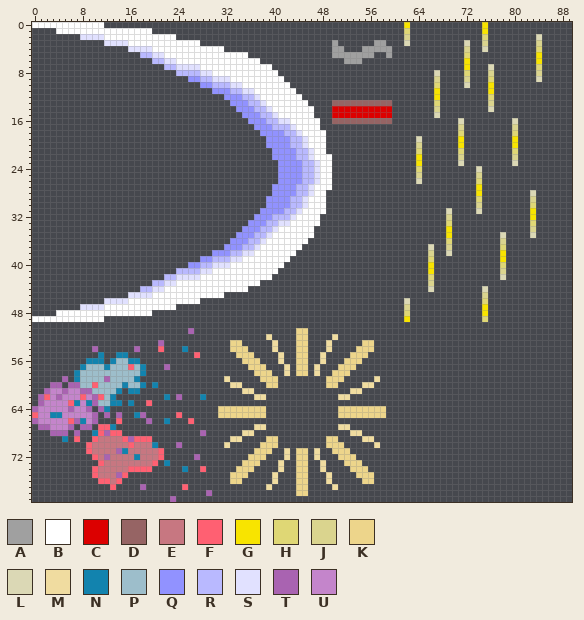
One commit to this sprite sheet: Images/Effects.png. Above: the version before the commit.
The file is 90x80 pixels.
Palette (. is transparent): A #a0a0a0  B #ffffff  C #dc0000  D #966464  E #c77781  F #ff6072  G #f8e400  H #dfd775  J #dad48e  K #edd58b  L #dbd8b5  M #f0dca0  N #1283ae  P #9dbecb  Q #9192ff  R #b9b9ff  S #e1e1ff  T #a963b1  U #c485cb
Pixels before (only the part around the change), first column x 50:
40 ................G...........H...........
41 ................G...........J...........
42 ................H...........L...........
43 ................J.......................
44 ................L........L..............
45 .........................J..............
46 ............L............H..............
47 ............J............G..............
48 ............H............G..............
49 ............G............H..............
50 ........................................
51 ........................................
52 M.......................................
53 .....KK.................................
54 ....KKK.................................
55 ...KKK..................................
56 ..KKK...................................
57 .KKK....................................
58 KKK.....................................
59 KK.....M................................
60 K....MM.................................
61 ...MM...................................
62 .MM.....................................
63 ........................................
64 .KKKKKKKK...............................
65 .KKKKKKKK...............................
66 ........................................
67 .MM.....................................
68 ...MM...................................
69 K....MM.................................
70 KK.....M................................
71 KKK.....................................
72 .KKK....................................
73 ..KKK...................................
74 ...KKK..................................
75 ....KKK.................................
76 .....KK.................................
77 M.......................................
78 ........................................
79 ........................................
New version:
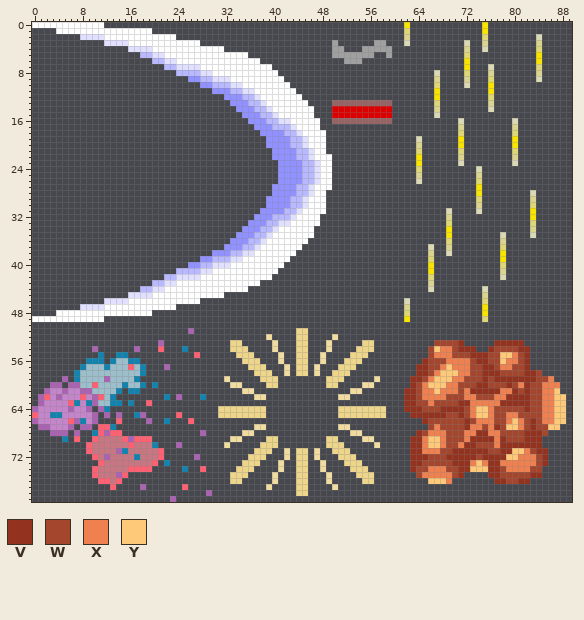
Colours new in this view: V #93331f  W #a3462d  X #ef8150  Y #ffc97a
What changed:
y 53: x 67..71 ..... -> WWWWV; x 77..81 ..... -> VVVVV
y 54: x 66..73 ........ -> WYXXWVVV; x 76..82 ....... -> VWWWWVV
y 55: x 66..82 ................. -> WXXXWWWVVVWWYYXWV
y 56: x 65..82 .................. -> VWWWXXXXWVVWWYXXWV
y 57: x 64..82 ................... -> VVWWXYXXXWWVVWXXWWV
y 58: x 64..84 ..................... -> VVWXYYYXXWWVVVWWWWVVW
y 59: x 63..86 ........................ -> VVWXYYYXXWWWVWVVVVVVVWWX
y 60: x 63..87 ......................... -> VWXYYYXXWWWVVWWWVWXVWWXXX
y 61: x 62..87 .......................... -> VVWXXYXXXWXVVVVVXXVWVWWXXY
y 62: x 62..88 ........................... -> VVWXXXXWWWXXWWWXXVVVVWWXXYY
y 63: x 62..88 ........................... -> VVWWXWWWWVVXXXXXVVVVVWWXXYY
y 64: x 62..88 ........................... -> VVVWWWVVVVWXYYXWWWWWVWWXXYY
y 65: x 63..88 .......................... -> VVVVVVWWVWXYYXWWXXWWWWXXYY
y 66: x 65..88 ........................ -> VWWWWWWVWXXXWWXYXWVWXXYY
y 67: x 66..87 ...................... -> WXWWWWVXXWXVWYYXWVWWYY
y 68: x 64..85 ...................... -> VWXXXWWWXXVVXXWWWWVVVW
y 69: x 63..84 ...................... -> VVXYYXWWWXVVVVXVWWWVVV
y 70: x 63..84 ...................... -> VVXYYXWWXVVWWWXVVVVVVV
y 71: x 63..85 ....................... -> VVXXXWWVVVVVVWWVVYYXWVV
y 72: x 63..85 ....................... -> VVVWWWVVVVVWVVVVYYXXXWV
y 73: x 63..85 ....................... -> VVWWWWWVVVXYXVVXXXXXXWV
y 74: x 63..84 ...................... -> VWWXXXWWVVYYYVVWXXXXWW
y 75: x 64..71 ........ -> WXXXXXWV; x 76..84 ......... -> VVWWWWWVV
y 76: x 66..69 .... -> YYYX; x 77..82 ...... -> VVWWVV
